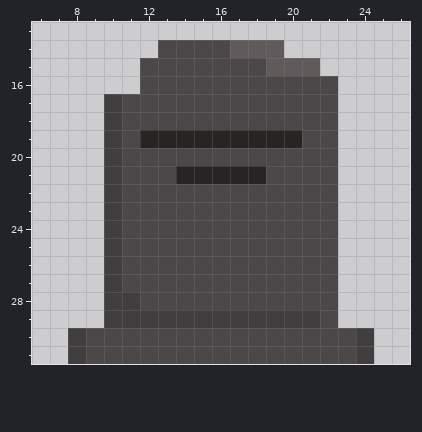
File history of a pixel-art file, Assets/Resources/Sprites/gravestone1.aseprite. The picture above is the old version.
32x32 pixels, 1 frame. Shown: x 6..26, y 13..31.
After the commit:
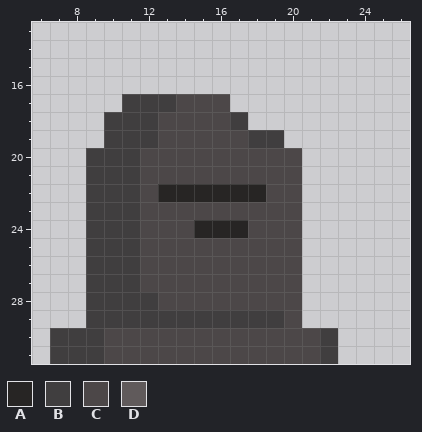
Palette (. is transparent): A #272524  B #403e3f  C #4c4748  D #605a5b
The exact change:
y 14: x 13..19 CCCCDDD -> .......
y 15: x 12..21 CCCCCCCDDD -> ..........
y 16: x 12..22 CCCCCCCCCCC -> ...........
y 17: x 10..13 BCCC -> .BBB; x 17..22 CCCCCC -> ......
y 18: x 11..12 CC -> BB; x 17..22 CCCCCC -> B.....
y 19: x 11..22 CAAAAAAAAACC -> BBCCCCCBB...
y 20: x 9 . -> B; x 11 C -> B; x 21..22 CC -> ..
y 21: x 9 . -> B; x 11 C -> B; x 14..18 AAAAA -> CCCCC; x 21..22 CC -> ..
y 22: x 9 . -> B; x 11 C -> B; x 13..18 CCCCCC -> AAAAAA; x 21..22 CC -> ..
y 23: x 9 . -> B; x 11 C -> B; x 21..22 CC -> ..
y 24: x 9 . -> B; x 11 C -> B; x 15..17 CCC -> AAA; x 21..22 CC -> ..
y 25..27: x 9 . -> B; x 11 C -> B; x 21..22 CC -> ..
y 28: x 9 . -> B; x 12 C -> B; x 21..22 CC -> ..
y 29: x 9 . -> B; x 20..22 BBC -> C..
y 30..31: x 7 . -> B; x 9 C -> B; x 22..24 CCB -> B..
Boxes around the changes in both pictures, in picture pixels (x1, y1, x2, y2):
changed: (50, 40, 374, 364)
